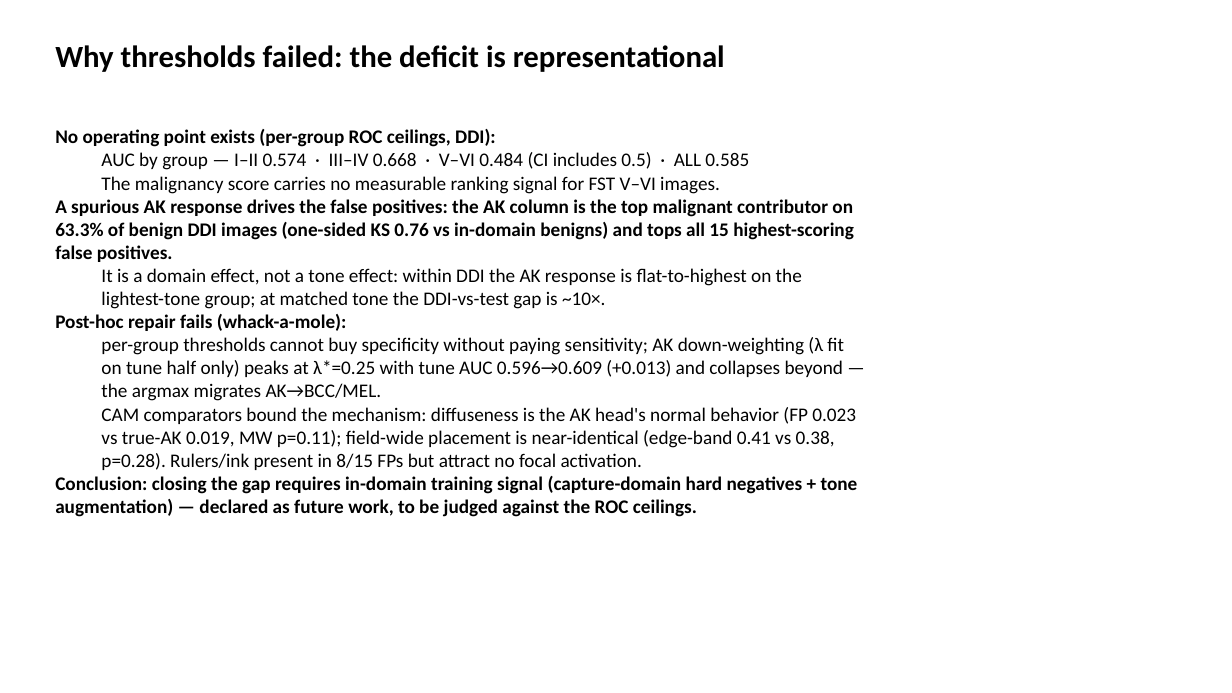
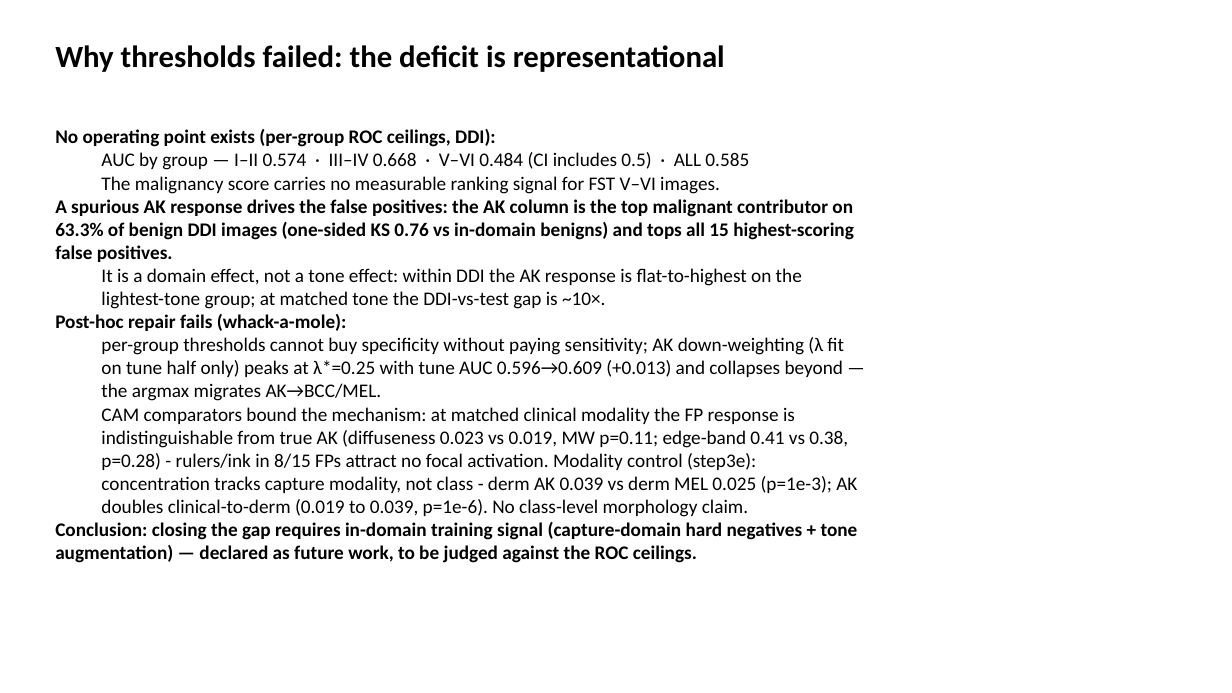
Before and after one commit to sanjanatg/Derma-Lens, a slide deck: slide 13 of ppt_files/DermaLens_Audit.pptx. Drawn at 1232x693 pixels with LibreOffice and Linux fonts; fonts in the diff are those of the drawing. Boxes give left, top, right and bottom in pixels: in the first picture for what was removed or moved away, otherwise in the second. Text is boxed around its words. In the diff, an @@ line names an element or a change of style, - is before the commit and + after.

```diff
--- a/ppt_files/DermaLens_Audit.pptx
+++ b/ppt_files/DermaLens_Audit.pptx
@@ text at (101,407,857,517): text changed @@
-  CAM comparators bound the mechanism: diffuseness is the AK head's normal behavior (FP 0.023 vs true-AK 0.019, MW p=0.11); field-wide placement is near-identical (edge-band 0.41 vs 0.38, p=0.28). Rulers/ink present in 8/15 FPs but attract no focal activation.
+  CAM comparators bound the mechanism: at matched clinical modality the FP response is indistinguishable from true AK (diffuseness 0.023 vs 0.019, MW p=0.11; edge-band 0.41 vs 0.38, p=0.28) - rulers/ink in 8/15 FPs attract no focal activation. Modality control (step3e): concentration tracks capture modality, not class - derm AK 0.039 vs derm MEL 0.025 (p=1e-3); AK doubles clinical-to-derm (0.019 to 0.039, p=1e-6). No class-level morphology claim.
```
Also in this commit, not shown: 34 other files.
